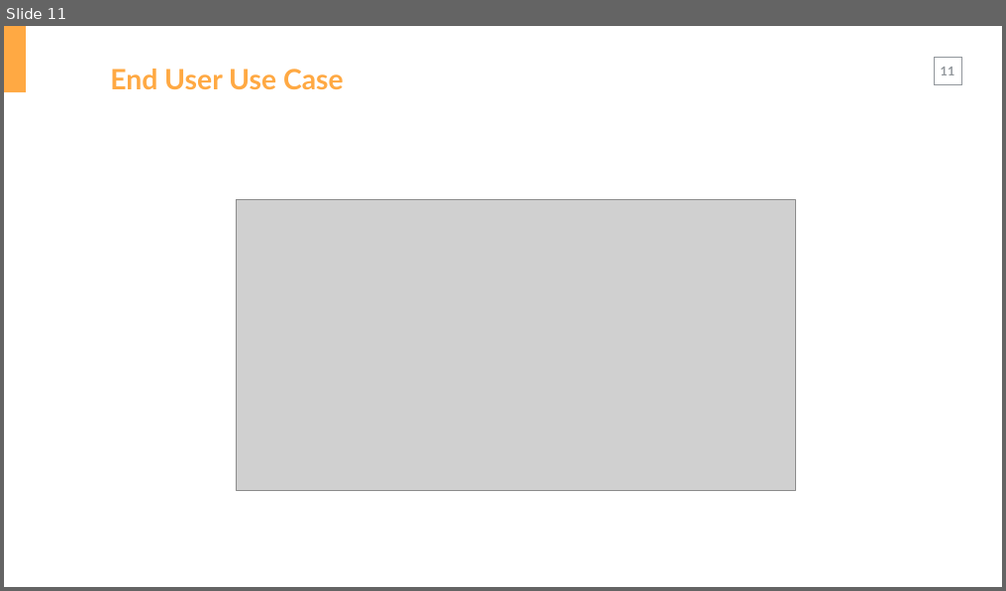
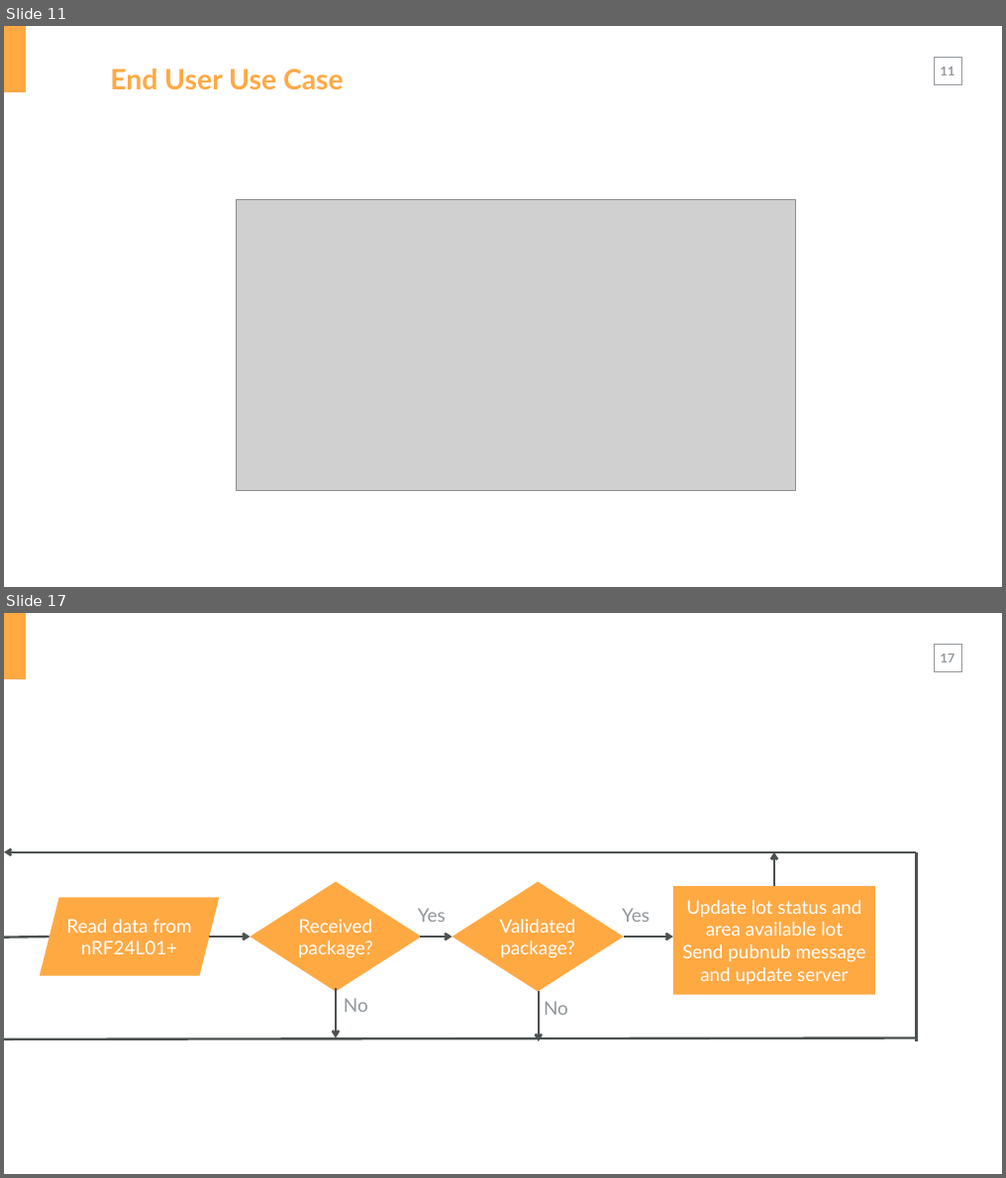
Before and after one commit to HiepBP/-FPT-CAPSTONE-PGSS, a slide deck: Common/Reports/Report.pptx. Shown one above the other, each under a label of ours: slide 11 before the commit, slides 11 and 17 after it; the slides between them are not shown. The pictures are 1006x591 and 1006x1178 pixels, drawn with LibreOffice and Linux fonts; fonts in the diff are those of the drawing; grey boxes stand for pictures. Boxes give left, top, right and bottom in pixels: in the first picture for what was removed or moved away, otherwise in the second. Text is boxed around its words. In the diff, an @@ line names an element or a change of style, - is before the commit and + after.

```diff
--- a/Common/Reports/Report.pptx
+++ b/Common/Reports/Report.pptx
@@ slide 17 added at bbox=[4, 613, 1002, 1174], background #FFFFFF; not listed: 3 template elements that a slide beside it also shows @@
@@ arrow added from (916, 853) to (4, 853), #4B5050 4.5 pt @@
@@ arrow added from (774, 886) to (774, 853), #4B5050 4.5 pt @@
@@ line added from (916, 853) to (916, 1042), #4B5050 4.5 pt @@
@@ parallelogram added at bbox=[40, 897, 219, 976], fill #FFA943, 36 pt, text #FFFFFF @@
+Read data from nRF24L01+
@@ diamond added at bbox=[250, 881, 422, 991], fill #FFA943, 36 pt, text #FFFFFF @@
+Received package?
@@ text added at bbox=[418, 908, 446, 922], 36 pt, text #91969B @@
+Yes
@@ diamond added at bbox=[452, 881, 624, 991], fill #FFA943, 36 pt, text #FFFFFF @@
+Validated package?
@@ text added at bbox=[622, 908, 649, 922], 36 pt, text #91969B @@
+Yes
@@ rectangle added at bbox=[673, 886, 875, 995], fill #FFA943, 36 pt, text #FFFFFF @@
+Update lot status and area available lot
+Send pubnub message and update server
@@ line added from (4, 938) to (50, 937), #4B5050 4.5 pt @@
@@ arrow added from (209, 937) to (250, 937), #4B5050 4.5 pt @@
@@ arrow added from (420, 937) to (452, 937), #4B5050 4.5 pt @@
@@ arrow added from (624, 937) to (673, 937), #4B5050 4.5 pt @@
@@ arrow added from (336, 988) to (336, 1039), #4B5050 4.5 pt @@
@@ text added at bbox=[344, 998, 368, 1012], 36 pt, text #91969B @@
+No
@@ arrow added from (539, 992) to (539, 1042), #4B5050 4.5 pt @@
@@ text added at bbox=[544, 1001, 568, 1015], 36 pt, text #91969B @@
+No
@@ line added from (4, 1040) to (916, 1039), #4B5050 4.5 pt @@
```
Also in this commit, not shown: 1 slide changed, 5 other slides added.
